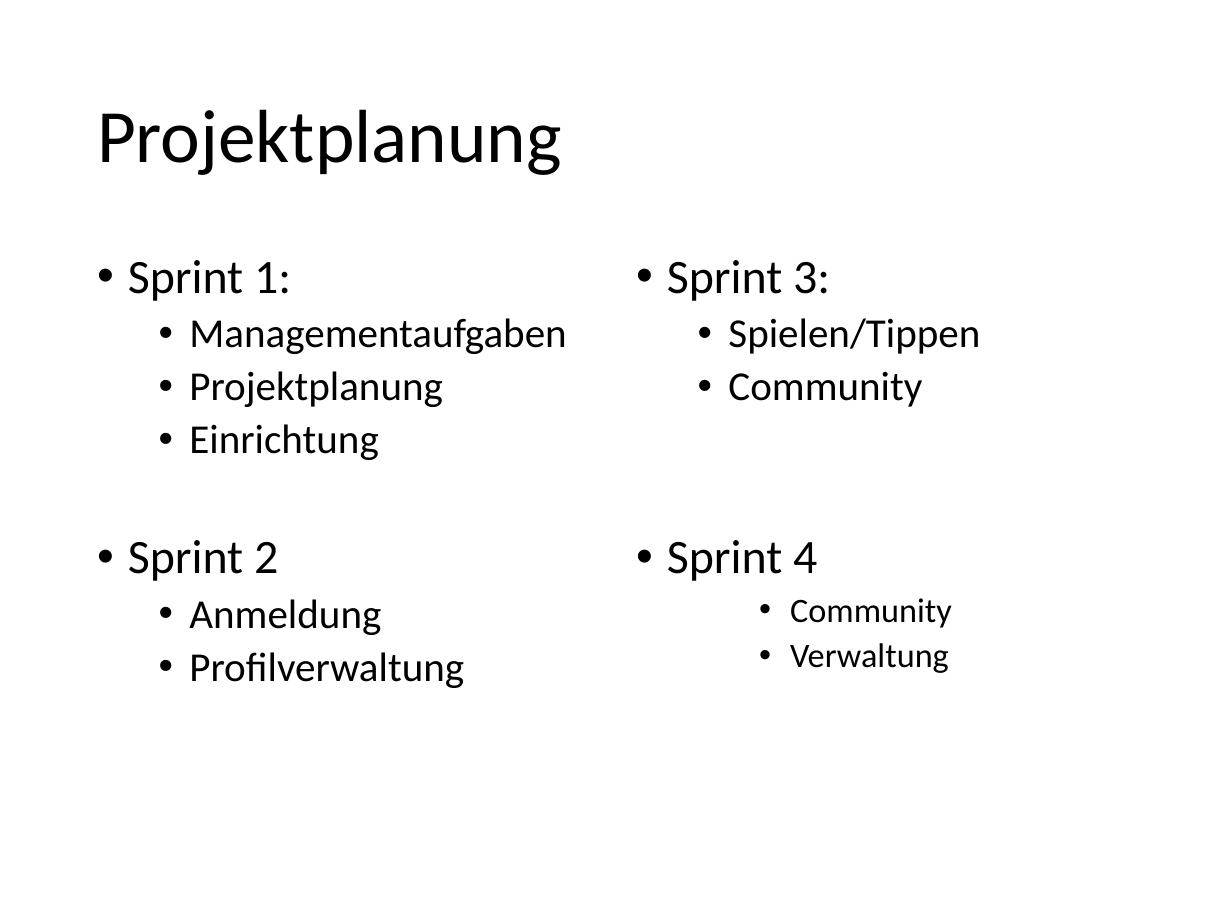
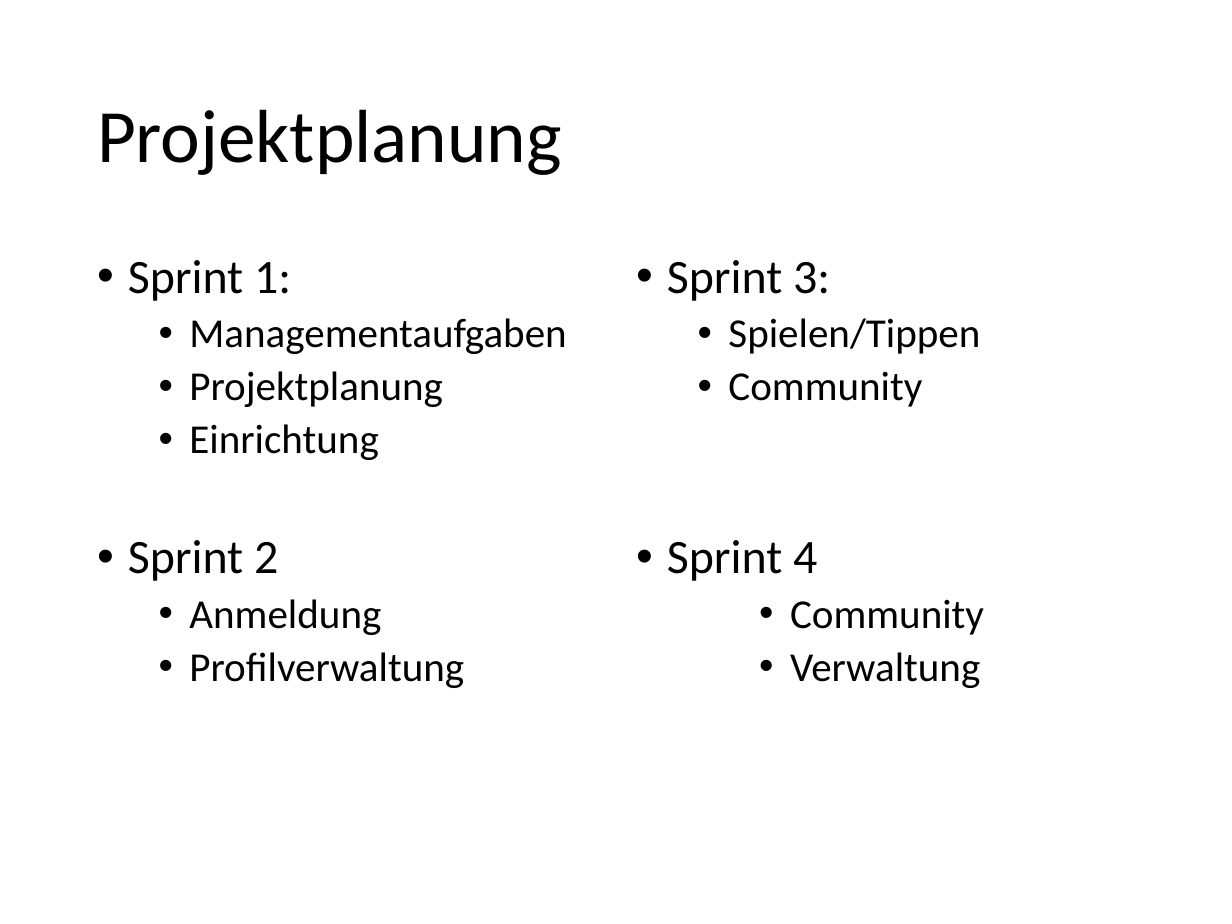
Before and after one commit to kickvinwl/kickvinwl, a slide deck: slide 5 of dokumente/Abschlusspräsentation.pptx. Drawn at 1232x924 pixels with LibreOffice and Linux fonts; fonts in the diff are those of the drawing. Boxes give left, top, right and bottom in pixels: in the first picture for what was removed or moved away, otherwise in the second. Text is boxed around its words. In the diff, an @@ line names an element or a change of style, - is before the commit and + after.

Commit message:
kosmetisches

```diff
--- a/dokumente/Abschlusspräsentation.pptx
+++ b/dokumente/Abschlusspräsentation.pptx
@@ text at <box>790,599,984,688</box>: size 20 to 24 pt in "Community", "Verwaltung" @@
```
